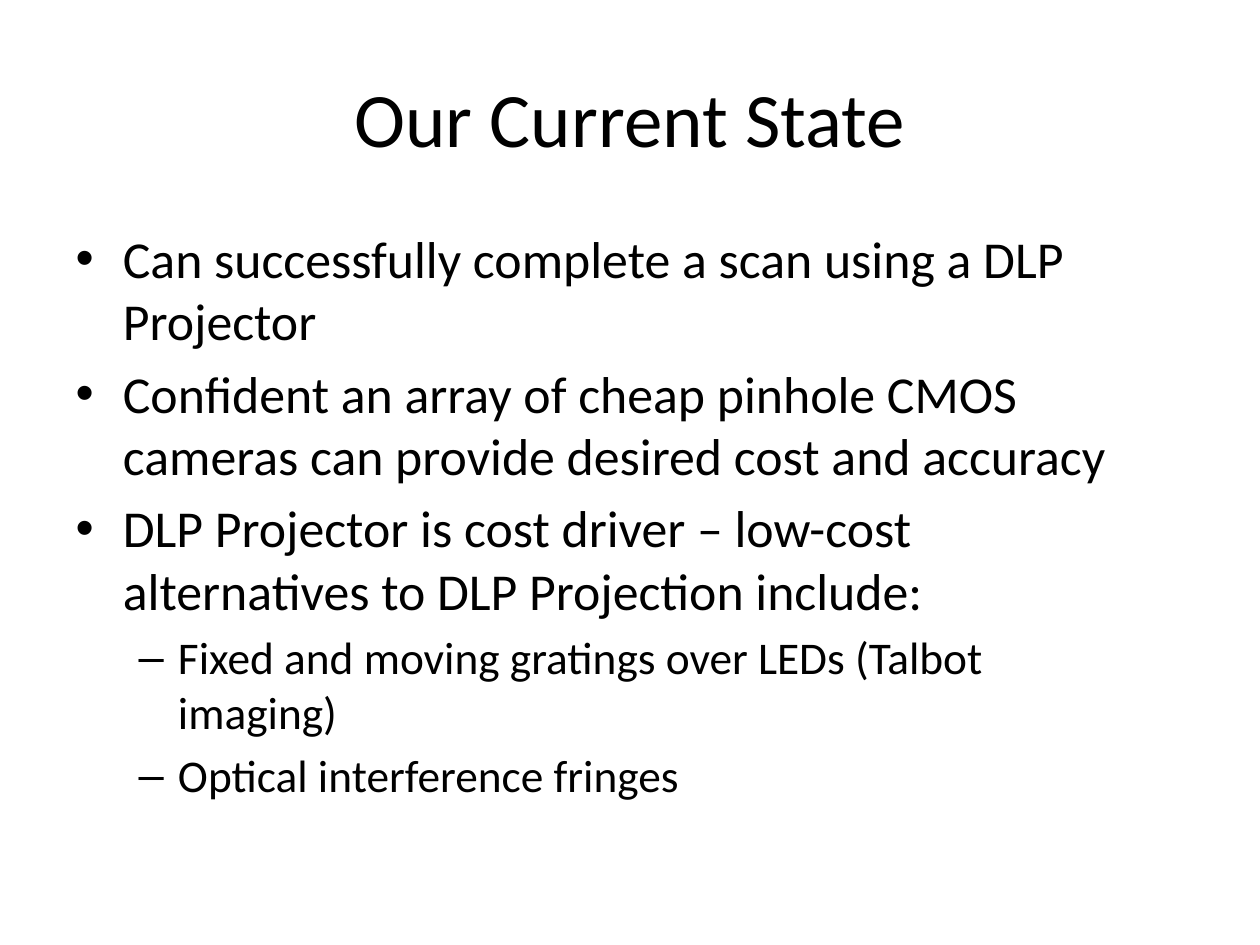
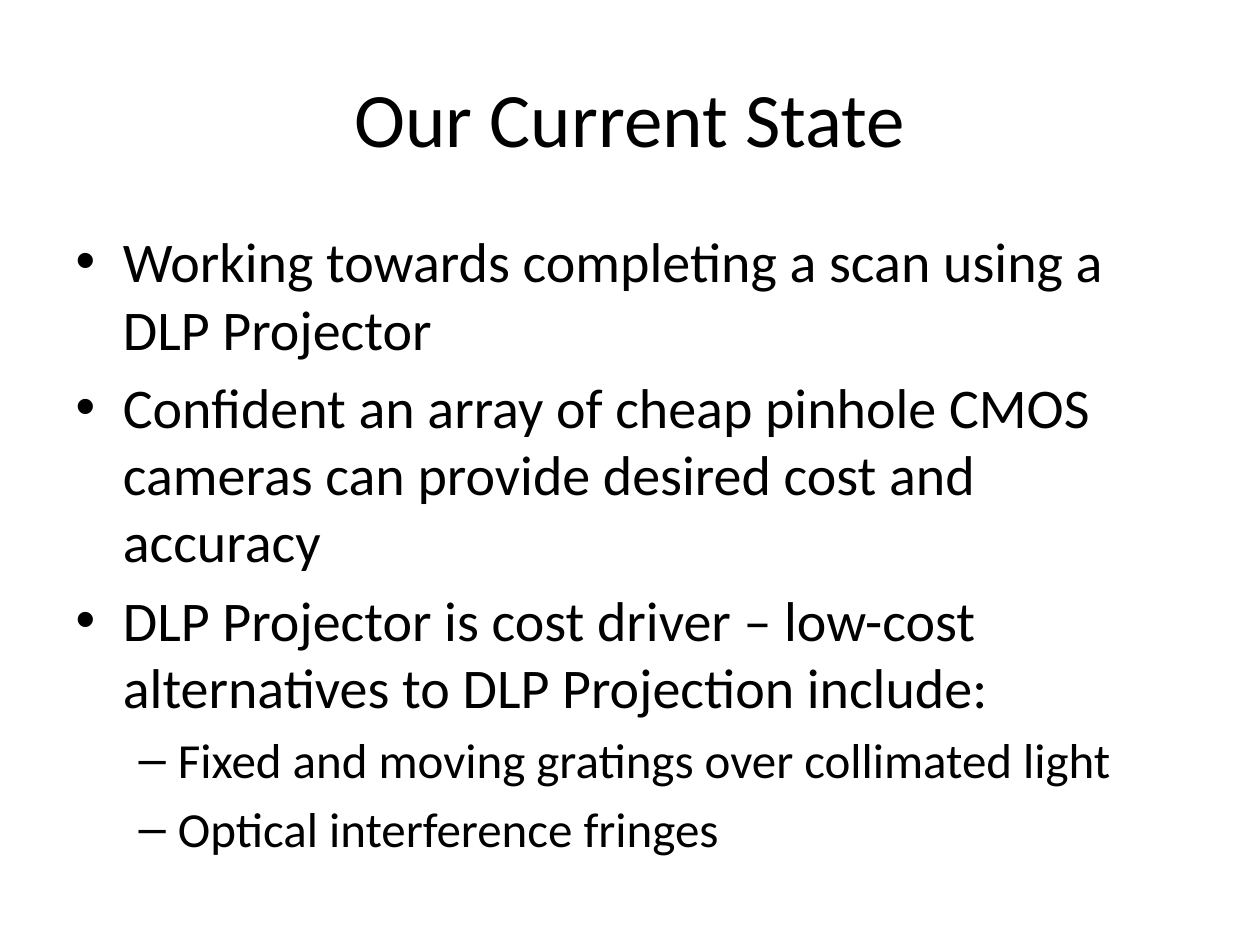
Before and after one commit to troyastorino/dcba, a slide deck: slide 11 of presentations/10-slide-pitch/initial-10-slide-pitch.pptx (slide 9 before the commit). Drawn at 1260x945 pixels with LibreOffice and Linux fonts; fonts in the diff are those of the drawing. Boxes give left, top, right and bottom in pixels: in the first picture for what was removed or moved away, otherwise in the second. Text is boxed around its words. In the diff, an @@ line names an element or a change of style, - is before the commit and + after.

```diff
--- a/presentations/10-slide-pitch/initial-10-slide-pitch.pptx
+++ b/presentations/10-slide-pitch/initial-10-slide-pitch.pptx
@@ text at box(123, 243, 1103, 360): text changed; size 29.6 to 32 pt @@
-• Can successfully complete a scan using a DLP Projector
+• Working towards completing a scan using a DLP Projector
@@ text at box(123, 389, 1090, 856): size 29.6 to 32 pt in "Confident an array of cheap pinhole CMOS ...", "DLP Projector is cost driver – low-cost ..."; size 25.9 to 28 pt in "Optical interference fringes" @@
@@ text at box(178, 744, 1110, 787): text changed; size 25.9 to 28 pt @@
-  – Fixed and moving gratings over LEDs (Talbot imaging)
+  – Fixed and moving gratings over collimated light
```
Also in this commit, not shown: 2 other slides changed, 4 slides added, 2 slides removed, 5 other files.
